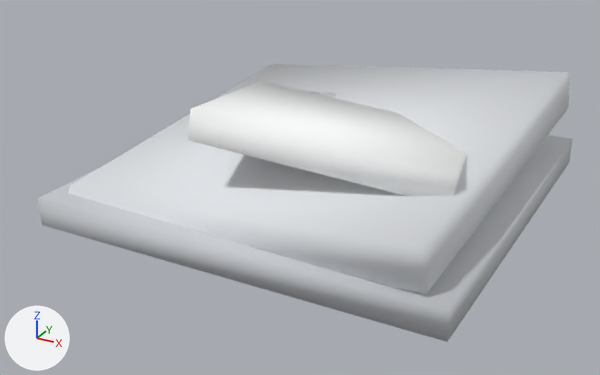
An edit to the glTF model assets/models/commercial-shop-wreck.glb, drawn before and after from the same camera.
Camera for both pictures: a camera (50 mm lens) standing at (10.57, -21.0, 10.8) and looking at (-0.47, -0.93, 0.77). The lights are fixed; the arrows at lower left show +X, +Y and +Z. The older version comes first. Where no turn or scale is listed for an object, it has been applied to the vertices.

Objects in the first picture: 'geometry_0'.
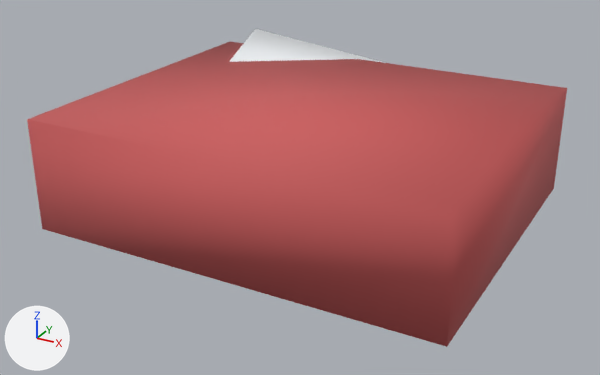
What changed in the scene script:
```text
Change me_geometry_0:
    where me_geometry_0.from_pydata(...)  # 32 vertices, 48 faces; spans x -6.0..6.0, y -6.0..6.0, z 0.0..4.2
    used by ob_geometry_0; location = (0.0, 0.0, 0.0)
    me_geometry_0 part 1: the loose piece of 8 vertices spanning x -6.0..6.0, y -6.0..6.0, z 0.39..1.23 is scaled about its middle by (1, 0.823, 3.91), then moved by (0.0, -1.06, 1.09)
    me_geometry_0 part 2: 24 of 32 vertices moved; they spanned x -5.85..5.85, y -5.89..5.89, z 0.0..4.2 and now span x -5.57..5.57, y -4.46..6.0, z 0.0..4.2; mean shift (-0.26, 1.55, -0.46); largest move (-1.49, -4.79, 4.2) -> (-5.29, 3.46, 0.26)
    me_geometry_0 part 3: 12 faces centred in x -6.0..6.0, y -6.0..6.0, z 0.39..1.23 are repainted in the vertex colours; the middle colour goes from light grey #d0d3d8 to red #cb5c5c
    me_geometry_0 part 4: 12 faces centred in x -5.63..5.66, y -5.66..5.68, z 0.77..2.81 are repainted in the vertex colours; the middle colour goes from white #eaedf1 to white #f2f5f8
    me_geometry_0 part 5: 12 faces centred in x -2.29..4.71, y -4.37..1.41, z 2.15..3.61 are repainted in the vertex colours; the middle colour goes from white #feffff to red #ef6c6c
    me_geometry_0 part 6: 12 faces centred in x -3.81..-1.15, y 0.6..3.05, z 1.09..2.22 are repainted in the vertex colours; the middle colour goes from light grey #d2d6dc to pale blue #c8d1dd
```

Changed parts and their boxes (x1, y1, x2, y2) in the pictures (600 x 375 px; the box of a moved part takes in the faces that stretch with it):
'geometry_0', reshaped, recoloured (14% taller)
    before: (38, 64, 573, 342)
    after: (27, 29, 567, 347)
part 1 of me_geometry_0, moved or reshaped
    before: (38, 135, 573, 342)
    after: (27, 41, 567, 347)
part 2 of me_geometry_0, moved or reshaped
    before: (68, 64, 569, 294)
    after: (229, 29, 385, 63)
part 3 of me_geometry_0, recoloured (light grey to red)
    before: (38, 135, 573, 342)
    after: (27, 41, 567, 347)
part 4 of me_geometry_0, recoloured
    before: (68, 64, 569, 294)
    after: (229, 29, 385, 63)
part 5 of me_geometry_0, recoloured
    before: (188, 81, 467, 196)
part 6 of me_geometry_0, recoloured
    before: (306, 91, 336, 98)
